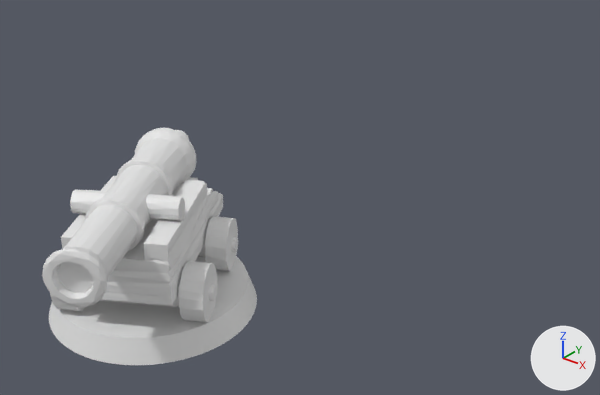
What one commit did to the glTF model public/cannon_v2.glb.
Rendered twice from a 50 mm camera at (3.84, -3.18, 3.17) aimed at (0.07, 1.53, 0.25). Lighting does not change. The marker at lower right points along +X, +Y and +Z. The first picture is the older version. Vertices at exactly the same position are counted once.

Names of what the first picture shows: 'Barrel_V2', 'Carriage_V2', 'CircleBase_V2', 'Wheels_V2'.
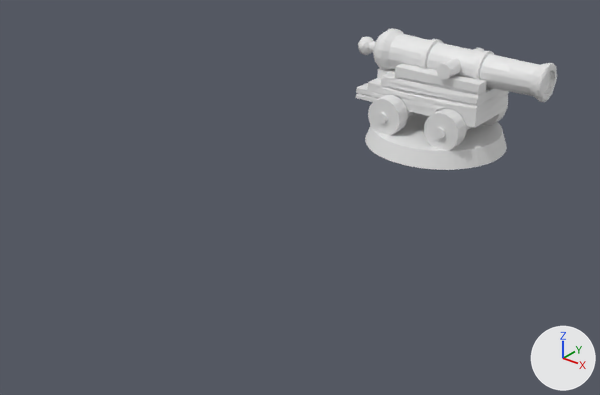
Where the change shows, as pixel boxes [x1, y1, x2, y2] in the pictures (600 x 395 px):
'Barrel_V2', moved, turned
    before: [42, 128, 196, 307]
    after: [358, 28, 557, 102]
'CircleBase_V2', moved
    before: [49, 256, 257, 365]
    after: [365, 113, 507, 170]
'Carriage_V2', moved, turned
    before: [61, 176, 223, 305]
    after: [356, 63, 509, 128]
'Wheels_V2', moved, turned
    before: [50, 216, 238, 322]
    after: [368, 95, 507, 151]

The change, as a diff of the scene's bpy script:
```diff
--- a/public/cannon_v2.glb.py
+++ b/public/cannon_v2.glb.py
@@ me_heroscape_sku_62_gunwhale_cannon__4__002 @@
 # used by ob_carriage_v2; location = (0.0, 0.0, 0.0)
-me_heroscape_sku_62_gunwhale_cannon__4__002.from_pydata(...)  # 250 vertices, 496 faces; spans x -0.671..0.58, y -0.674..0.826, z 0.386..0.805
+me_heroscape_sku_62_gunwhale_cannon__4__002.from_pydata(...)  # 250 vertices, 496 faces; spans x -0.766..0.59, y -0.335..0.335, z 0.386..0.805
+# me_heroscape_sku_62_gunwhale_cannon__4__002 part 1: the whole mesh is turned 60 degrees about the z axis through the mesh origin
@@ me_heroscape_sku_62_gunwhale_cannon__1__002 @@
 # used by ob_barrel_v2; location = (0.0, 0.0, 0.0)
-me_heroscape_sku_62_gunwhale_cannon__1__002.from_pydata(...)  # 526 vertices, 1048 faces; spans x -0.55..0.68, y -1.06..0.81, z 0.61..1.07
+me_heroscape_sku_62_gunwhale_cannon__1__002.from_pydata(...)  # 526 vertices, 1048 faces; spans x -0.94..1.12, y -0.38..0.32, z 0.61..1.07
+# me_heroscape_sku_62_gunwhale_cannon__1__002 part 2: the whole mesh is turned 60 degrees about the z axis through the mesh origin
@@ me_heroscape_sku_62_gunwhale_cannon__2__003 @@
 # used by ob_wheels_v2; location = (0.0, 0.0, 0.0)
-me_heroscape_sku_62_gunwhale_cannon__2__003.from_pydata(...)  # 412 vertices, 820 faces; spans x -0.677..0.684, y -0.687..0.676, z 0.098..0.568
+me_heroscape_sku_62_gunwhale_cannon__2__003.from_pydata(...)  # 412 vertices, 820 faces; spans x -0.498..0.572, y -0.527..0.528, z 0.098..0.568
+# me_heroscape_sku_62_gunwhale_cannon__2__003 part 3: the whole mesh is turned 60 degrees about the z axis through the mesh origin
@@ ob_circlebase_v2 @@
 ob_circlebase_v2 = bpy.data.objects.new('CircleBase_V2', me_heroscape_sku_62_gunwhale_cannon__3__004)
-ob_circlebase_v2.location = (0.0, 0.0, 0.0)
+ob_circlebase_v2.location = (0.0, 3.808, 0.0)
@@ ob_carriage_v2 @@
 ob_carriage_v2 = bpy.data.objects.new('Carriage_V2', me_heroscape_sku_62_gunwhale_cannon__4__002)
-ob_carriage_v2.location = (0.0, 0.0, 0.0)
+ob_carriage_v2.location = (0.0, 3.808, 0.0)
@@ ob_barrel_v2 @@
 ob_barrel_v2 = bpy.data.objects.new('Barrel_V2', me_heroscape_sku_62_gunwhale_cannon__1__002)
-ob_barrel_v2.location = (0.0, 0.0, 0.0)
+ob_barrel_v2.location = (0.0, 3.808, 0.0)
@@ ob_wheels_v2 @@
 ob_wheels_v2 = bpy.data.objects.new('Wheels_V2', me_heroscape_sku_62_gunwhale_cannon__2__003)
-ob_wheels_v2.location = (0.0, 0.0, 0.0)
+ob_wheels_v2.location = (0.0, 3.808, 0.0)
```
